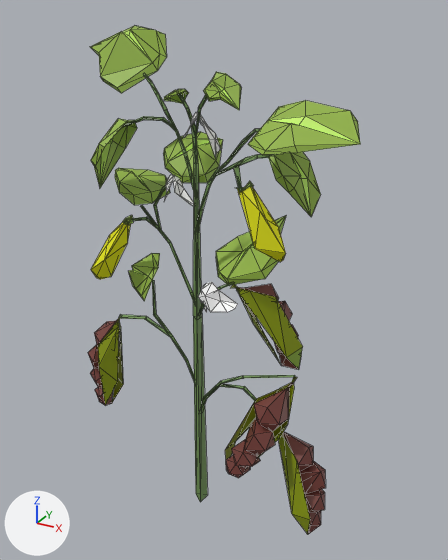
The FBX model assets/crops/beans/Beans_4.fbx, before and after one commit.
Before and after are seen from a 50 mm lens placed at (1.95, -3.17, 3.45), pointed at (0.1, 0.18, 1.77). The lights are fixed; the arrows at lower left show +X, +Y and +Z. Mesh edges are drawn as thin lines. Where no turn or scale is listed for an object, it has been applied to the vertices.

The first picture shows 'Beans_5'.
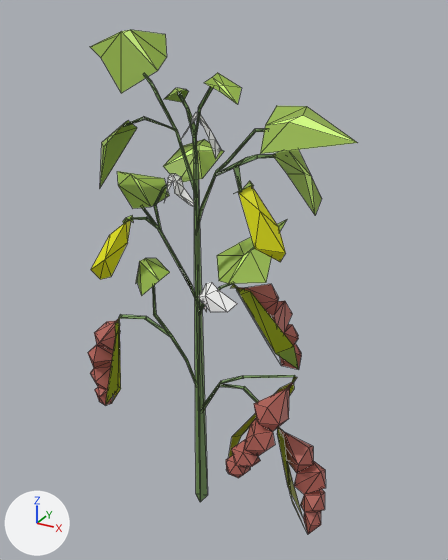
The change in detail:
Material 'Beans_r3' (mat_beans_r3) is new.
Its base color is (0.461, 0.123, 0.0969) (brown #b56258).
Its roughness is 0.553.
me_mesh is used by ob_beans_5; location (0.0, 0.0, 0.0).
me_mesh had 682 vertices, 1096 faces and spanned x -1.0..1.05, y -0.35..0.51, z -0.01..3.34.
me_mesh now has 506 vertices, 782 faces and spans x -1.0..1.03, y -0.35..0.53, z -0.01..3.32.
me_mesh part 1: the loose piece of 19 vertices spanning x 0.06..0.28, y -0.01..0.12, z 2.91..3.11 is rebuilt with 8 vertices and now spans x 0.06..0.28, y 0.01..0.14, z 2.95..3.1.
me_mesh part 2: the loose piece of 18 vertices spanning x -0.42..-0.02, y 0.16..0.51, z 2.4..2.69 is rebuilt with 8 vertices and now spans x -0.37..-0.07, y 0.15..0.53, z 2.4..2.63.
me_mesh part 3: the loose piece of 18 vertices spanning x 0.47..1.05, y -0.35..0.12, z 2.77..2.99 is rebuilt with 7 vertices and now spans x 0.48..1.03, y -0.35..0.12, z 2.77..2.95.
me_mesh part 4: the loose piece of 18 vertices spanning x 0.5..0.73, y -0.12..0.28, z 2.34..2.72 is rebuilt with 8 vertices and now spans x 0.52..0.76, y -0.1..0.24, z 2.35..2.72.
me_mesh part 5: the loose piece of 18 vertices spanning x -0.81..-0.35, y -0.01..0.38, z 2.26..2.42 is rebuilt with 8 vertices and now spans x -0.8..-0.34, y -0.04..0.31, z 2.25..2.41.
me_mesh part 6: the loose piece of 18 vertices spanning x 0.02..0.53, y -0.02..0.5, z 1.83..2.18 is rebuilt with 9 vertices and now spans x 0.04..0.5, y -0.03..0.49, z 1.82..2.16.
me_mesh part 7: the loose piece of 18 vertices spanning x -0.69..-0.35, y -0.04..0.28, z 1.48..1.86 is rebuilt with 8 vertices and now spans x -0.68..-0.26, y -0.09..0.23, z 1.55..1.86.
Part 8, on me_mesh:
129 vertices are removed from x -0.8..0.93, y -0.29..0.39, z 0.3..3.34.
347 faces are deleted.
26 vertices move from x -0.51..0.75, y -0.11..0.2, z 0.35..3.0 to x -0.48..0.72, y -0.1..0.25, z 0.44..3.0.
26 vertices are added at x -0.47..0.8, y -0.19..0.23, z -0.01..3.01.
26 new faces join them, mat_beans_g1 (green #92b443).
20 new faces join them, mat_beans_y (yellow #eded00).
20 new faces join them, mat_beans_w (white #ffffff).
79 new faces join them, mat_beans_root_2 (green #6e904f).
6 new faces join them, mat_beans_g2 (green #d6ff80).
14 new faces join them, mat_phong8 (yellow #91a100).
Part 9, on me_mesh:
6 vertices are removed from x -0.85..-0.73, y -0.13..0.16, z 0.75..1.2.
9 faces are deleted.
4 vertices are added at (-0.71, -0.02, 0.76), (-0.77, 0.04, 0.75), (-0.71, 0.01, 0.75), (-0.69, -0.03, 1.22).
5 new faces join them, mat_phong8 (yellow #91a100).
me_mesh part 10: 274 faces spanning x -0.98..0.99, y -0.34..0.41, z 0.12..1.83 switch from mat_beans_r2 (brown #763e37) to mat_beans_r3 (brown #b56258).

Changed parts and their boxes [x1, y1, x2, y2] in the pictures (448 x 560 px):
'Beans_5', reshaped: before [88, 26, 360, 534]; after [88, 30, 357, 534]
part 1 of me_mesh, rebuilt (18% shorter): before [203, 72, 242, 110]; after [204, 73, 241, 104]
part 2 of me_mesh, rebuilt (15% shorter): before [163, 132, 223, 183]; after [163, 139, 224, 182]
part 3 of me_mesh, rebuilt (13% narrower, 12% shorter): before [248, 100, 360, 155]; after [260, 106, 357, 154]
part 4 of me_mesh, rebuilt: before [268, 152, 321, 217]; after [272, 150, 322, 215]
part 5 of me_mesh, rebuilt: before [115, 168, 170, 205]; after [117, 171, 169, 209]
part 6 of me_mesh, rebuilt (8% shorter): before [216, 216, 286, 286]; after [217, 220, 286, 284]
part 7 of me_mesh, rebuilt (6% wider, 20% shorter): before [128, 253, 160, 301]; after [136, 258, 170, 296]
part 8 of me_mesh, cut back: before [90, 26, 310, 534]; after [90, 30, 306, 530]
part 9 of me_mesh, cut back: before [98, 324, 123, 405]; after [106, 324, 121, 404]
part 10 of me_mesh, recoloured: [88, 284, 326, 534] in both
